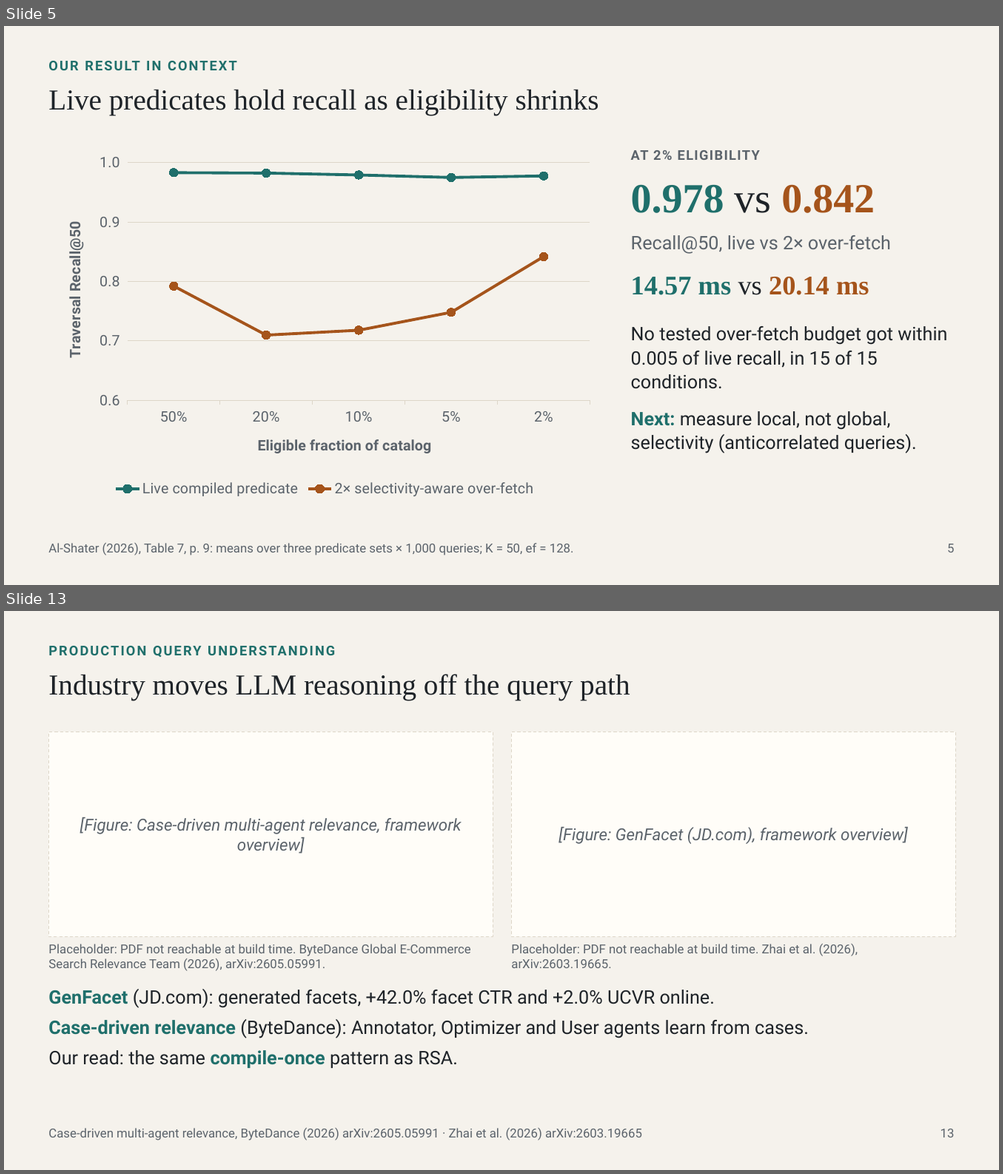
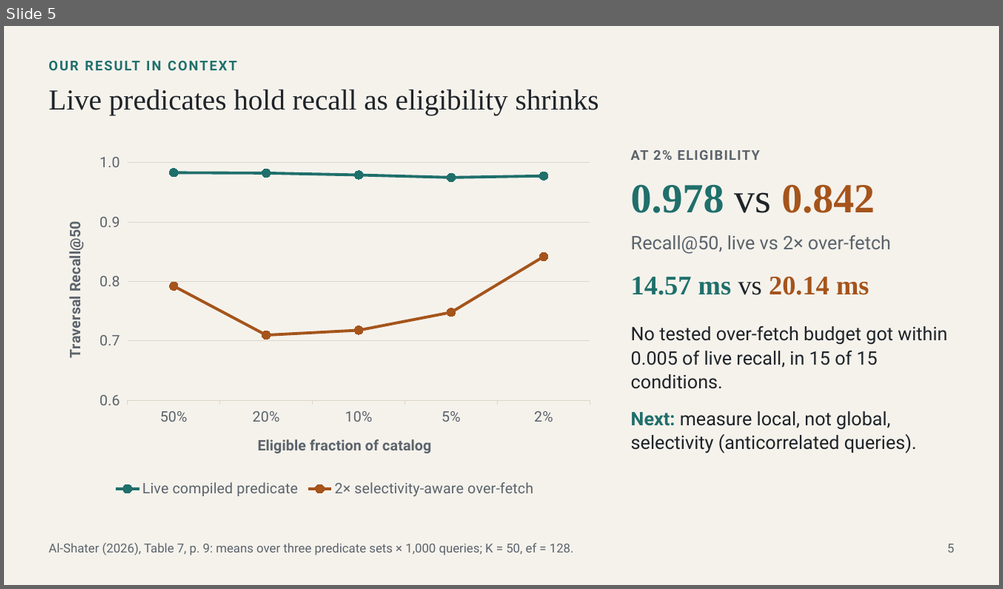
Before and after one commit to hanialshater/ras, a slide deck: deck/fashion_search_landscape.pptx. Shown one above the other, each under a label of ours: slides 5 and 13 before the commit, slide 5 after it; the slides between them are not shown. The pictures are 1003x1174 and 1003x589 pixels, drawn with LibreOffice and Linux fonts; fonts in the diff are those of the drawing. Boxes give left, top, right and bottom in pixels: in the first picture for what was removed or moved away, otherwise in the second. Text is boxed around its words. In the diff, an @@ line names an element or a change of style, - is before the commit and + after.

```diff
--- a/deck/fashion_search_landscape.pptx
+++ b/deck/fashion_search_landscape.pptx
@@ slide 13 removed at [4, 611, 999, 1170], background #F5F2EC @@
@@ text removed at [48, 642, 954, 665] @@
-PRODUCTION QUERY UNDERSTANDING
@@ text removed at [48, 674, 629, 701] @@
-Industry moves LLM reasoning off the query path
@@ rectangle removed at [48, 732, 492, 937] @@
@@ rectangle removed at [512, 732, 956, 937] @@
@@ text removed at [80, 817, 461, 854] @@
-[Figure: Case-driven multi-agent relevance, framework overview]
@@ text removed at [558, 827, 908, 844] @@
-[Figure: GenFacet (JD.com), framework overview]
@@ text removed at [48, 944, 471, 971] @@
-Placeholder: PDF not reachable at build time. ByteDance Global E-Commerce Search Relevance Team (2026), arXiv:2605.05991.
@@ text removed at [511, 944, 858, 968] @@
-Placeholder: PDF not reachable at build time. Zhai et al. (2026), arXiv:2603.19665.
@@ text removed at [48, 989, 808, 1068] @@
-GenFacet (JD.com): generated facets, +42.0% facet CTR and +2.0% UCVR online.
-Case-driven relevance (ByteDance): Annotator, Optimizer and User agents learn from cases.
-Our read: the same compile-once pattern as RSA.
@@ text removed at [48, 1128, 642, 1141] @@
-Case-driven multi-agent relevance, ByteDance (2026) arXiv:2605.05991 · Zhai et al. (2026) arXiv:2603.19665
@@ text removed at [940, 1129, 954, 1138] @@
-13
```
Also in this commit, not shown: 6 slides changed, 81 slides added, 6 other slides removed, 26 other files.
